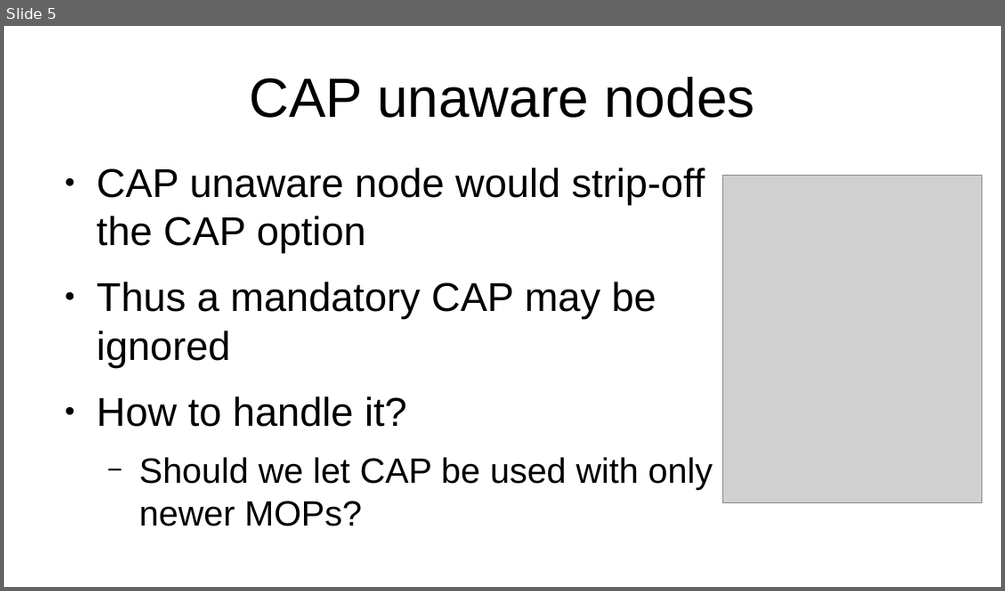
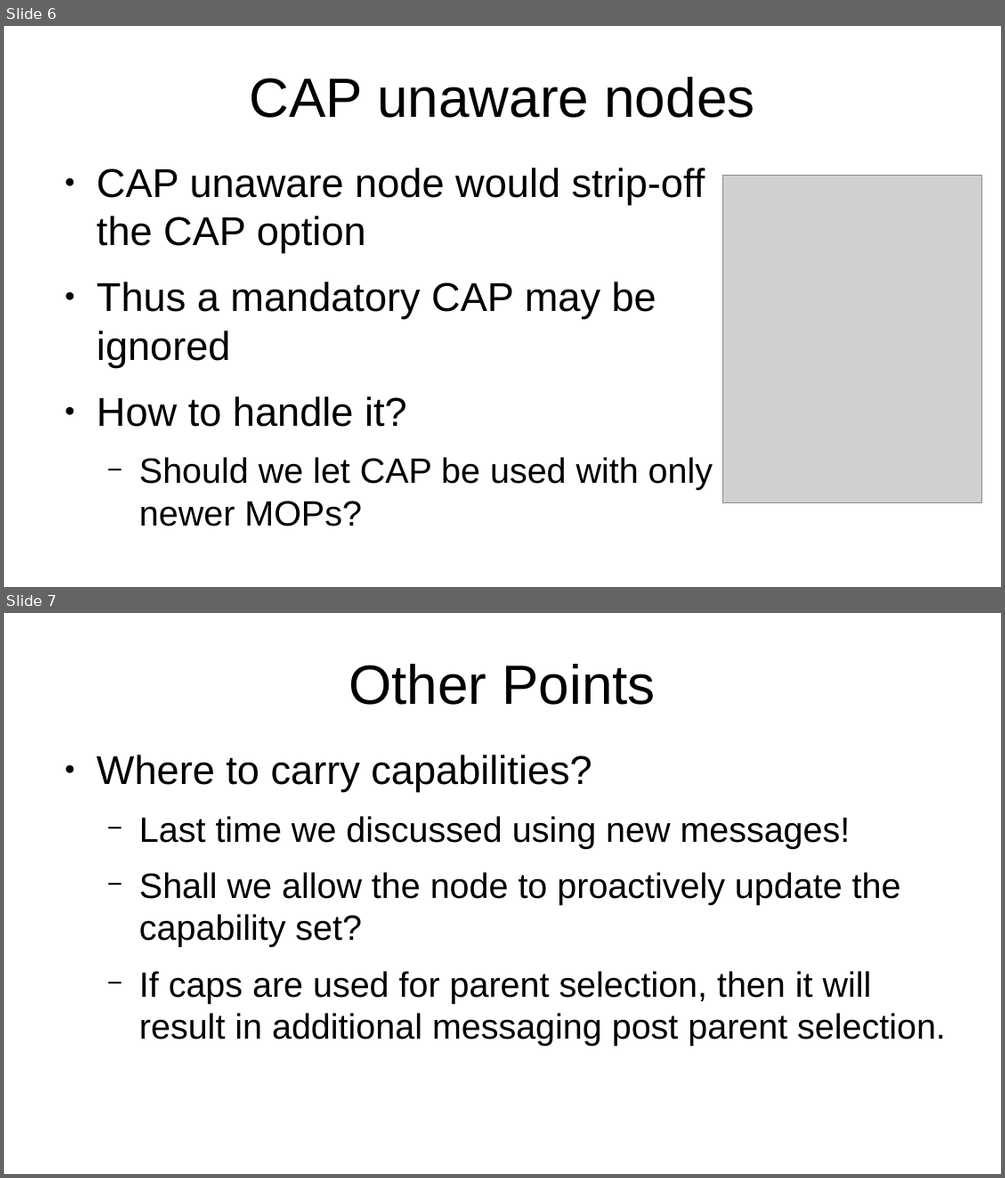
Before and after one commit to roll-wg/ROLL-Interim-Meeting, a slide deck: 20191014/roll-interim-14Oct19.odp. Shown one above the other, each under a label of ours: slide 5 before the commit, slides 6 and 7 after it. The pictures are 1005x591 and 1005x1178 pixels, drawn with LibreOffice and Linux fonts; fonts in the diff are those of the drawing; grey boxes stand for pictures. Boxes give left, top, right and bottom in pixels: in the first picture for what was removed or moved away, otherwise in the second. Text is boxed around its words. In the diff, an @@ line names an element or a change of style, - is before the commit and + after.

```diff
--- a/20191014/roll-interim-14Oct19.odp
+++ b/20191014/roll-interim-14Oct19.odp
@@ slide 7 added at (x1=4, y1=613, x2=1001, y2=1174), background #FFFFFF @@
@@ title added at (x1=348, y1=664, x2=655, y2=705), 44 pt, text #000000 @@
+Other Points
@@ text added at (x1=97, y1=755, x2=946, y2=1046), 28 pt, text #000000 @@
+● Where to carry capabilities?
+  − Last time we discussed using new messages!
+  − Shall we allow the node to proactively update the capability set?
+  − If caps are used for parent selection, then it will result in additional messaging post parent selection.
@@ what was slide 5 is now slide 6 @@
```
Also in this commit, not shown: 1 slide changed, 1 other slide added, 1 other file.
